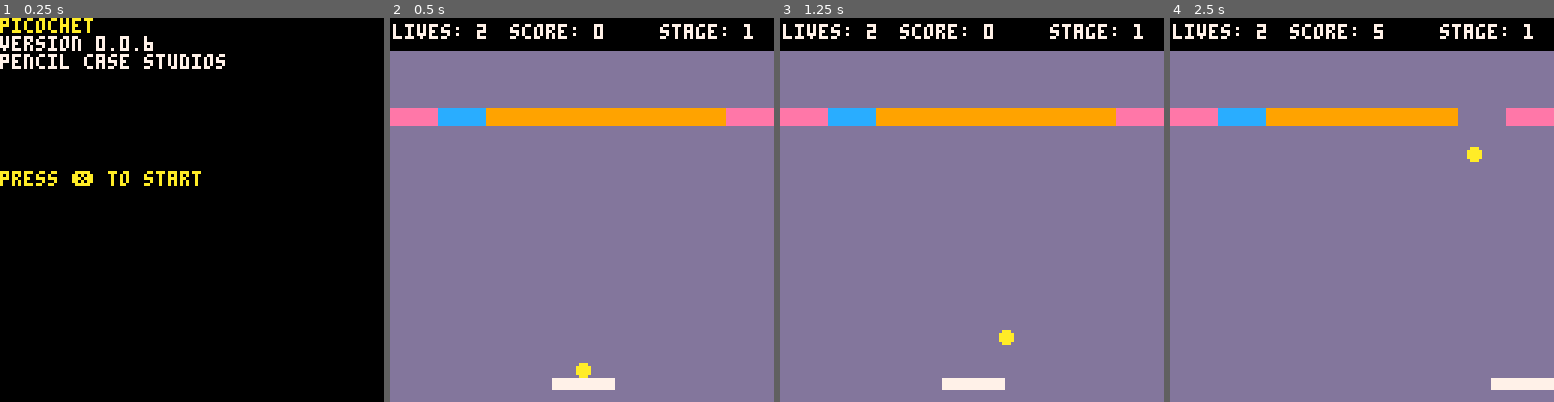
Above: before the commit, frames 1-4 (left to right).
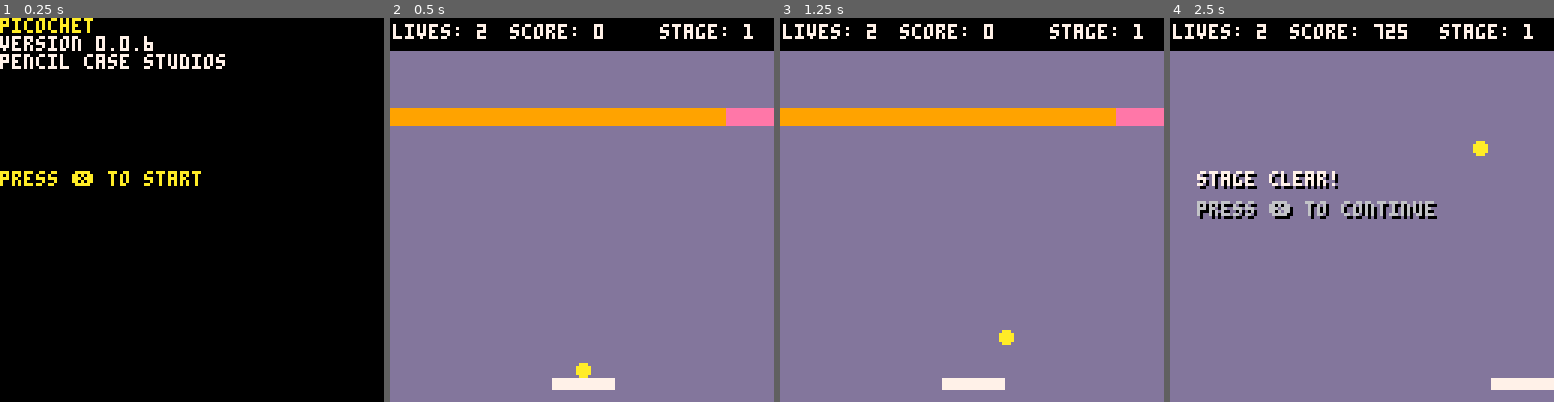
Above: after the commit, the same moments.

Repository: pencilcasestudios/picochet
Game: PICO-8 cartridge picochet.p8
Same seed, same stepped clock (60 frames per second), same inputs: the game is played once before the commit and once after it.
Inputs:
- Up to frame 1 (0.25 s): no input
- Up to frame 2 (0.5 s): tap X (X key) at 0.33 s
- Up to frame 3 (1.25 s): tap X (X key) at 1.07 s
- Up to frame 4 (2.5 s): hold Right 1.6-2.1 s; tap X (X key) at 1.85 s; hold Right from 2.47 s (still down)

Frame 1 is identical in both runs. In frame 2, 1.2% of the frame differs, in the area x 0-25%, y 23-29%; in frame 3, 1.2%; in frame 4, 7.3%, in the area x 0-100%, y 1-53%.

Commit message:
First attempt at exploding bricks
The chain explosion is still not working as intended:
1. I feel that the chain reaction is too fast
2. I don't think I like the behaviour when it hits a multi-hit brick
3. I need to test against indestructible bricks

Diff:
--- a/picochet.p8
+++ b/picochet.p8
@@ -49,7 +49,7 @@
 	brick_impact_sound = 4
 	brick_indestructible_impact_sound = 17
 	brick_multi_hit_impact_sound = 18
-	brick_exploding_impact_sound = 19
+	brick_explodable_impact_sound = 19
 	brick_powerup_impact_sound = 20
 	game_win_sound = 5
 	game_over_sound = 6
@@ -73,7 +73,9 @@
 	--- "i": indestructible
 	--- "p": powerup
 	--- "m": multi-hit
-	--- "e": exploding
+	--- "e": explodable
+	--- "x": exploding later
+	--- "y": exploding now
 	--- ".": empty
 
 	-- brick patterns:
@@ -83,7 +85,7 @@
 	--- 	"n" = one brick
 	--- 	"." = empty space
 	brick_patterns = {}
-	brick_patterns[1] = "mpeeeeem"
+	brick_patterns[1] = "eeeeeeem"
 	brick_patterns[2] = "im"
 	brick_patterns[3] = "iim"
 	brick_patterns[4] = "iiim"
@@ -211,7 +213,7 @@
 			add_brick(j, char)
 			j = j + 1
 		elseif char == "e" then
-			-- add exploding brick
+			-- add explodable brick
 			add_brick(j, char)
 			j = j + 1
 		elseif char == "." then
@@ -531,6 +533,16 @@
 							+ brick_height - 1,
 					orange
 				)
+			elseif (brick_type[i] == "x") then
+				rectfill(
+					brick_x[i],
+					brick_y[i],
+					brick_x[i]
+							+ brick_width - 1,
+					brick_y[i]
+							+ brick_height - 1,
+					red
+				)
 			end
 		end
 	end
@@ -838,8 +850,7 @@
 		ball_x = nextx
 		ball_y = nexty
 
-		-- set the paddle colour
-		paddle_colour = white
+		check_exploding_bricks()
 
 		-- if the ball hits the
 		-- bottom of the screen, the
@@ -909,9 +920,10 @@
 		sfx(sound_index + combo_hit)
 		combo_hit = combo_hit + 1
 	elseif (brick_type[_i] == "e") then
-		-- exploding brick
-		sfx(brick_exploding_impact_sound)
-		is_brick_visible[_i] = false
+		-- explodable brick
+		brick_type[_i] = "x" -- explode later
+		sfx(brick_explodable_impact_sound)
+		-- is_brick_visible[_i] = false
 		score = score
 				+ (brick_hit_points
 					* combo_hit)
@@ -919,6 +931,44 @@
 		sfx(sound_index + combo_hit)
 		combo_hit = (combo_hit + 1)
 				% max_combos
+	end
+end
+
+function check_exploding_bricks()
+	for i = 1, #brick_type do
+		if brick_type[i] == "x" then
+			-- if exploding later,
+			-- update to exploding now
+			brick_type[i] = "y"
+		end
+	end
+
+	for i = 1, #brick_type do
+		if brick_type[i] == "y" then
+			-- if exploding now then
+			-- explode
+			explode_brick(i)
+		end
+	end
+
+	for i = 1, #brick_type do
+		if brick_type[i] == "x" then
+			-- if exploding later,
+			-- update to exploding now
+			brick_type[i] = "y"
+		end
+	end
+end
+
+function explode_brick(_exploding)
+	is_brick_visible[_exploding] = false
+	for i = 1, #brick_type do
+		if i != _exploding
+				and is_brick_visible[i]
+				and abs(brick_x[i] - brick_x[_exploding]) <= brick_width
+				and abs(brick_y[i] - brick_y[_exploding]) <= brick_height then
+			react_to_brick_hit(i)
+		end
 	end
 end
 
Not shown, changed: the sound effects (__sfx__) section of picochet.p8
